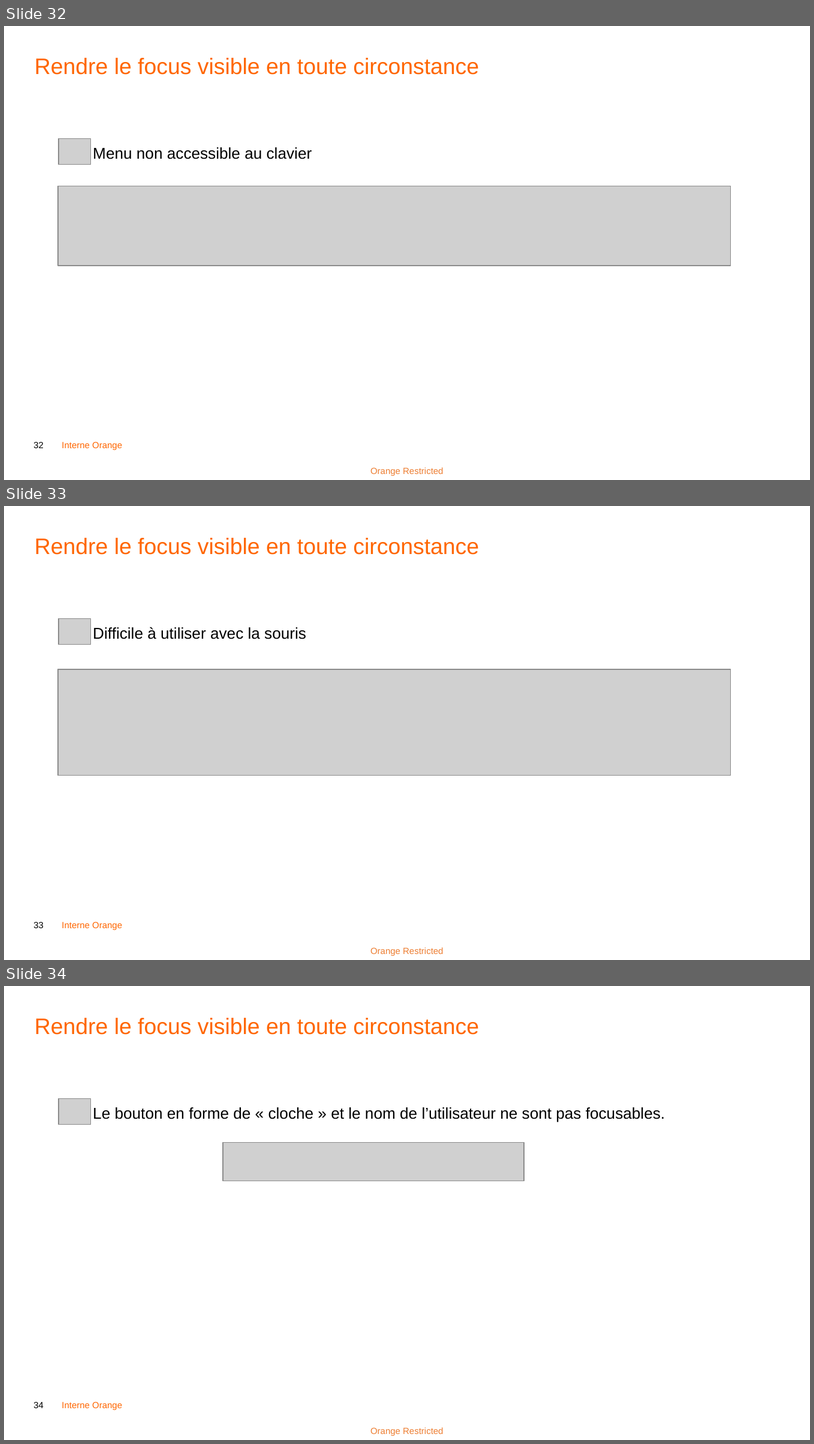
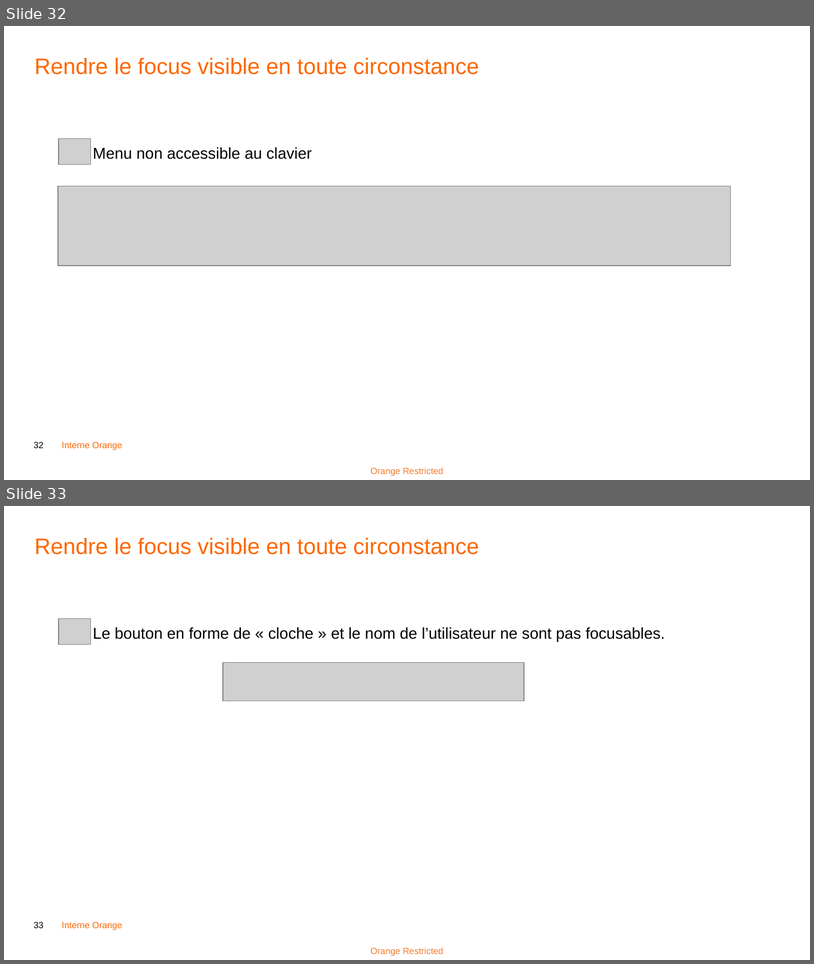
Before and after one commit to Aniort/Master2_2021, a slide deck: jour 1/Accessibilite_concevoir_Web_master2_2021.pptx. Shown one above the other, each under a label of ours: slides 32, 33 and 34 before the commit, slides 32 and 33 after it. The pictures are 814x1444 and 814x964 pixels, drawn with LibreOffice and Linux fonts; fonts in the diff are those of the drawing; grey boxes stand for pictures. Boxes give left, top, right and bottom in pixels: in the first picture for what was removed or moved away, otherwise in the second. Text is boxed around its words. In the diff, an @@ line names an element or a change of style, - is before the commit and + after.

Commit message:
derniere mise à jour

```diff
--- a/jour 1/Accessibilite_concevoir_Web_master2_2021.pptx
+++ b/jour 1/Accessibilite_concevoir_Web_master2_2021.pptx
@@ slide 33 removed at (4, 506, 810, 960), background #FFFFFF; not listed: 3 template elements that a slide beside it also shows @@
@@ text removed at (35, 538, 479, 639) @@
-Rendre le focus visible en toute circonstance
-Difficile à utiliser avec la souris
@@ picture removed at (59, 619, 91, 645) @@
@@ picture removed at (58, 670, 731, 775) @@
@@ what was slide 34 is now slide 33 @@
@@ page number at (33, 921, 44, 928): text changed @@
-34
+33
```
